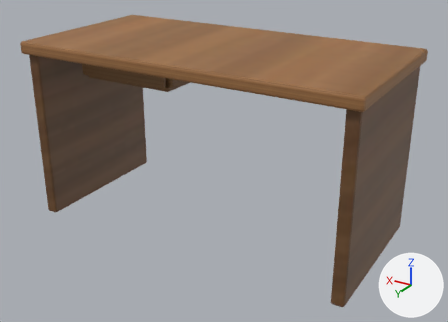
The glTF model models/pieces/desk.glb as it was, and as the next commit left it.
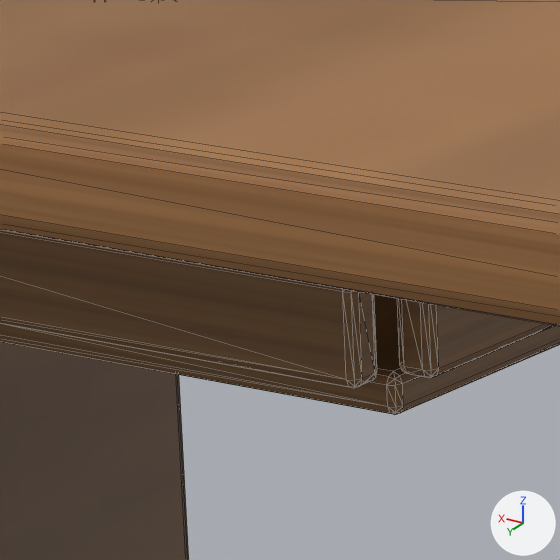
Each version appears first whole from a camera (50 mm lens) standing at (-1.226, 2.007, 1.287) and looking at (-0.036, 0.023, 0.295), and next in a close-up on the part from 27% to 42% of the width and 14% to 34% of the height. Arrows for +X, +Y and +Z are at lower right; the lights stay in place. The first two pictures are the older version. The close-ups show mesh edges as thin lines. Vertices at exactly the same position are counted once.

Objects in the first close-up: 'part_drawer__desk', 'sideR', 'top.003'.
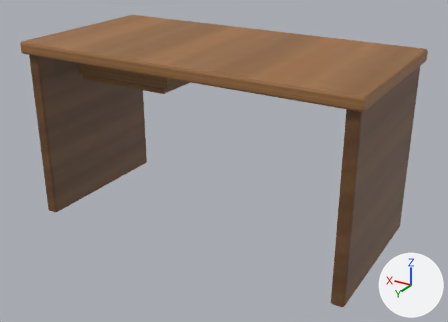
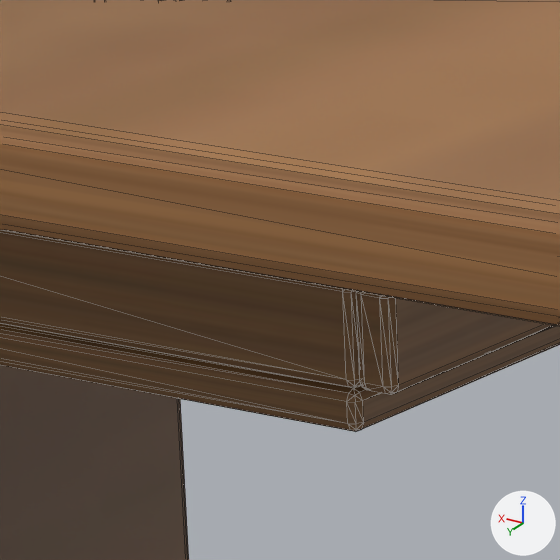
Diff of the bpy script that builds the scene:
```diff
--- a/models/pieces/desk.glb.py
+++ b/models/pieces/desk.glb.py
@@ me_cube_137 @@
 me_cube_137.from_pydata(...)  # 336 vertices, 648 faces; spans x -0.25..0.25, y -0.037..0.47, z -0.065..0.065
 # used by ob_part_drawer__desk; location = (0.35, -0.3, 0.63)
+# me_cube_137 part 1: the loose piece of 56 vertices spanning x -0.205..0.205, y 0.06..0.44, z -0.045..-0.025 is scaled about its middle by (1, 1.2, 1), then moved by (0.0, -0.008, 0.0)
+# me_cube_137 part 2: the loose piece of 56 vertices spanning x -0.225..-0.205, y 0.06..0.44, z -0.025..0.025 is scaled about its middle by (1, 1.2, 1), then moved by (0.0, -0.008, 0.0)
 me_cube_137.materials.append(mat_wood_light)
```

Pixel boxes [x1, y1, x2, y2] of what changed, in the close-ups (560 x 560 px; the box of a moved part takes in the faces that stretch with it):
'part_drawer__desk', reshaped: before [0, 230, 560, 415]; after [0, 230, 560, 431]
part 1 of me_cube_137, moved or reshaped: before [0, 295, 560, 415]; after [0, 324, 560, 431]
part 2 of me_cube_137, moved or reshaped: before [397, 299, 554, 378]; after [357, 292, 554, 395]
